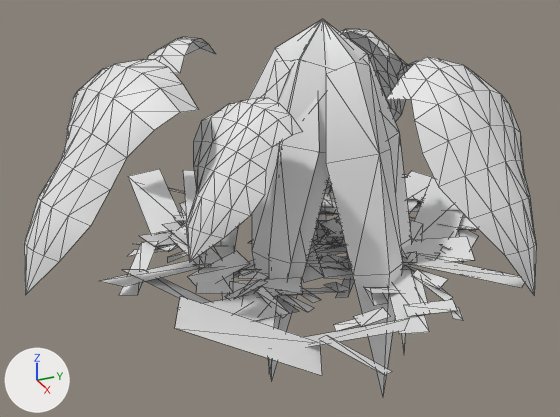
Before and after pictures for a commit that changed the OBJ model game/assets/models/plants/SM_Plant_PhilodendronTerrestrial_Leaf.obj.
Rendered twice from a 50 mm camera at (3.38, -1.75, 1.97) aimed at (0.04, -0.25, 0.3). Arrows for +X, +Y and +Z are at lower left; the lights stay in place. The picture after the commit comes second. Mesh edges are drawn as thin lines. Where no turn or scale is listed for an object, it has been applied to the vertices. Vertices at exactly the same position are counted once.

The first picture shows 'SM_Plant_PhilodendronTerrestrial_Leaf'.
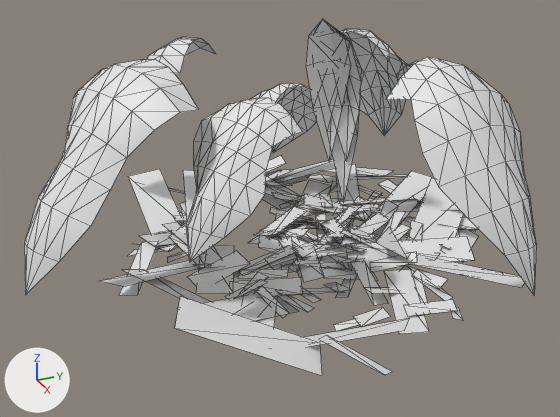
The change, as a diff of the scene's bpy script:
```diff
--- a/game/assets/models/plants/SM_Plant_PhilodendronTerrestrial_Leaf.obj.py
+++ b/game/assets/models/plants/SM_Plant_PhilodendronTerrestrial_Leaf.obj.py
@@ me_sm_plant_philodendronterrestrial_leaf @@
 # used by ob_sm_plant_philodendronterrestrial_leaf; location = (0.0, 0.0, 0.0)
-me_sm_plant_philodendronterrestrial_leaf.from_pydata(...)  # 1025 vertices, 918 faces; spans x -1.37..1.47, y -1.56..1.13, z -0.63..1.24
+me_sm_plant_philodendronterrestrial_leaf.from_pydata(...)  # 1005 vertices, 894 faces; spans x -1.37..1.47, y -1.56..1.13, z -0.1..1.24
+# me_sm_plant_philodendronterrestrial_leaf part 1
+# 22 vertices are removed from x -0.36..0.6, y -0.48..0.41, z -0.63..1.09
+# 30 faces are deleted
+# 28 vertices move from x -0.08..0.38, y -0.44..0.44, z -0.54..1.09 to x -0.21..0.05, y -0.02..0.27, z 0.15..1.17
+# 2 vertices are added at (-0.14, 0.24, 0.41), (-0.21, 0.17, 0.39)
+# 6 new faces join them
```

Pixel boxes (x1, y1, x2, y2) of what changed, in the pictures (560 x 417 px; the box of a moved part takes in the faces that stretch with it):
'SM_Plant_PhilodendronTerrestrial_Leaf', reshaped
    before: (24, 19, 536, 397)
    after: (24, 19, 536, 376)
part 1 of me_sm_plant_philodendronterrestrial_leaf, moved or reshaped
    before: (221, 19, 411, 397)
    after: (306, 19, 361, 201)
